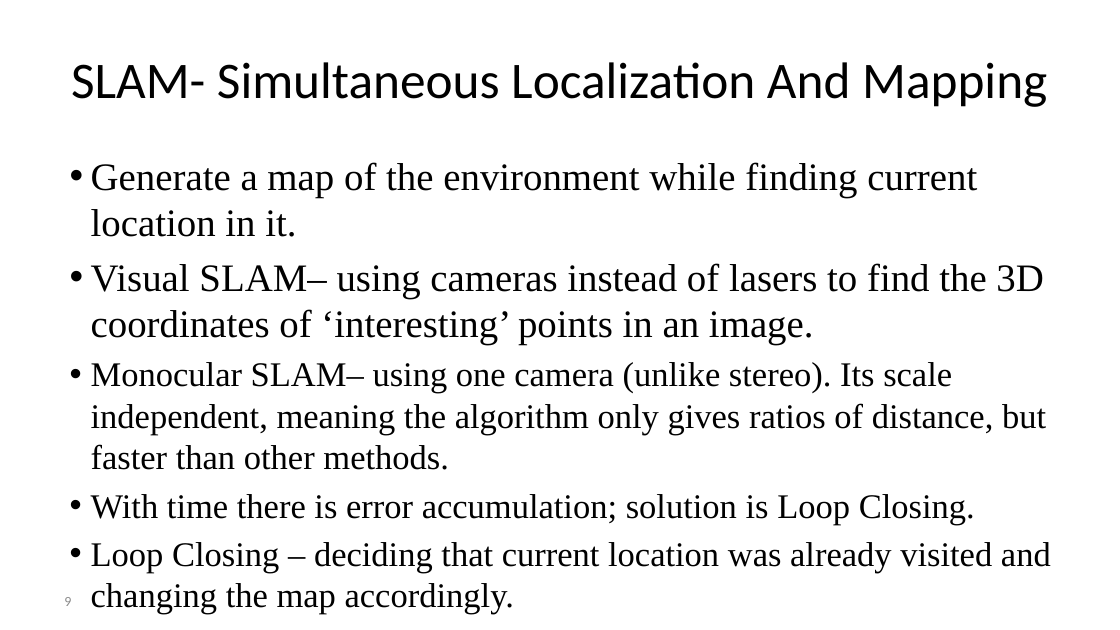
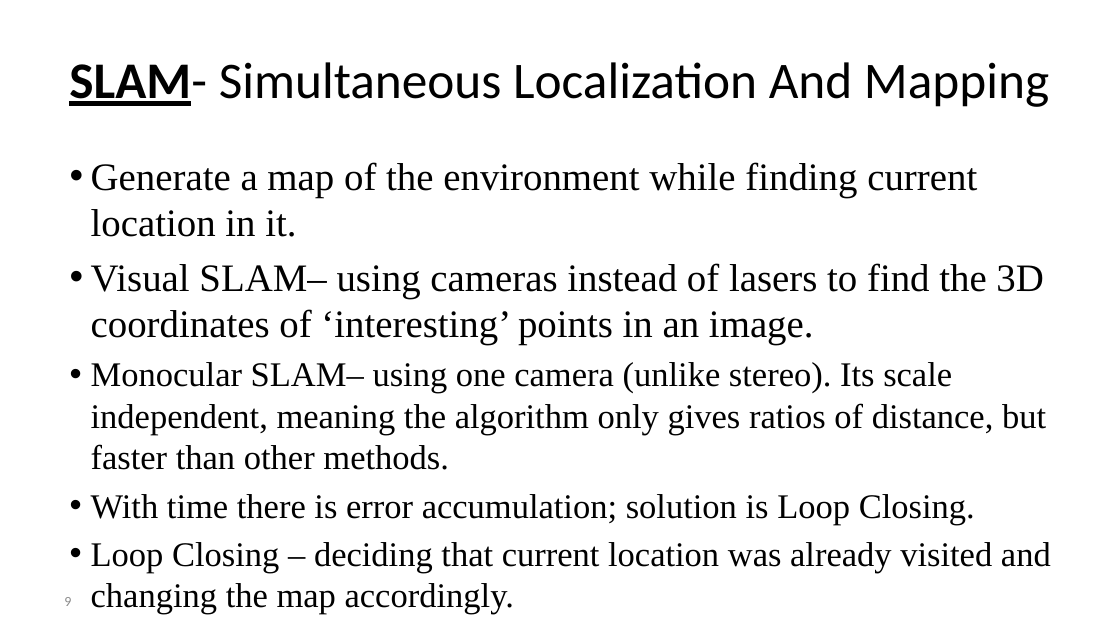
Before and after one commit to tomnorman/cone_slam, a slide deck: slide 9 of presentation.pptx. Drawn at 1120x630 pixels with LibreOffice and Linux fonts; fonts in the diff are those of the drawing. Boxes give left, top, right and bottom in pixels: in the first picture for what was removed or moved away, otherwise in the second. Text is boxed around its words. In the diff, an @@ line names an element or a change of style, - is before the commit and + after.

```diff
--- a/presentation.pptx
+++ b/presentation.pptx
@@ title "SLAM- Simultaneous Localization And Mapping" at (69,62,1049,107): bold on, underline on in "SLAM-" @@
```
Also in this commit, not shown: 5 other slides changed.
